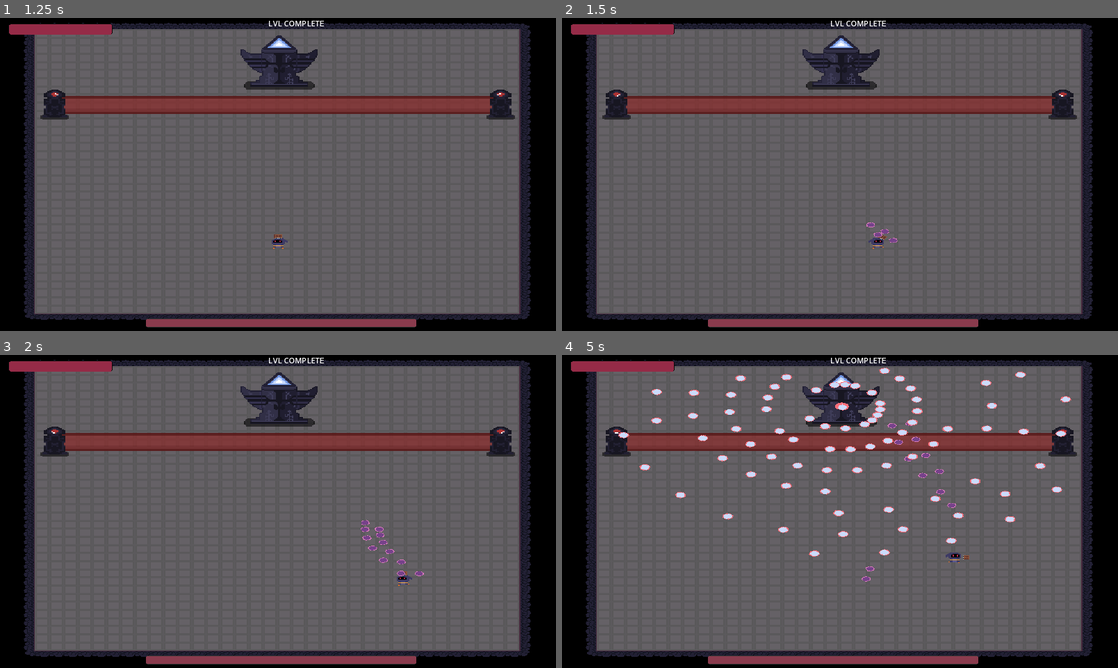
Above: before the commit, frames 1-4 (two rows, left to right).
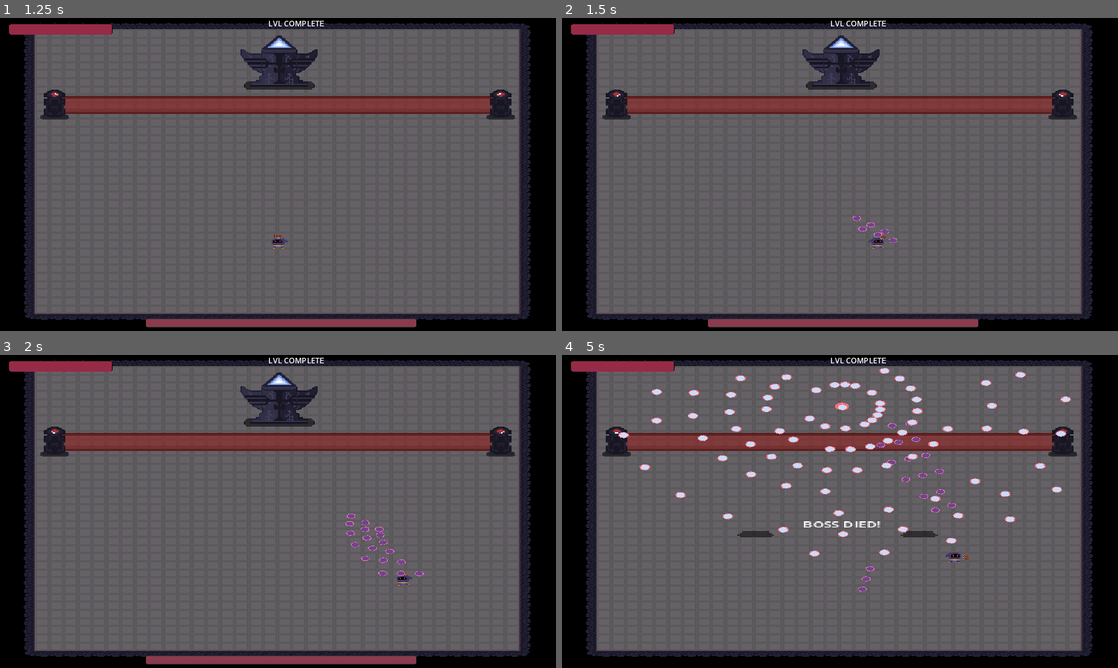
Above: after the commit, the same moments.

Repository: Arssin/Bullet_Hell_Jam
Game: Godot game, scene res://scenes/main_scene.tscn
The game is run twice, just before and just after one commit, with the same random seed, the same clock (stepped at 60 frames per second) and the same inputs.
Inputs (mouse positions are in pixels of both pictures, inside the frame that each line leads up to):
- Up to frame 1 (1.25 s): click "PLAY" at 0.5 s
- Up to frame 2 (1.5 s): move the mouse to (962, 158) at 1.27 s; press the mouse at (962, 158) at 1.28 s; hold D (move_right) from 1.28 s (still down)
- Up to frame 3 (2 s): keep holding D (move_right); tap E (player_action) at 1.55 s
- Up to frame 4 (5 s): move the mouse to (728, 527) at 2.02 s; release D (move_right) at 2.03 s; release the mouse at (728, 527) at 2.03 s; hold S (move_down) 2.03-2.78 s; tap E (player_action) at 2.1, 3.05, 4.35 s; click (728, 527) at 2.3 s; move the mouse to (895, 442) at 2.77 s; press the mouse at (895, 442) at 2.78 s; hold D (move_right) 2.78-3.53 s; move the mouse to (812, 574) at 3.52 s; release the mouse at (812, 574) at 3.53 s; hold W (move_up) 3.53-4.28 s; tap Space (dash) at 3.6 s; click (812, 574) at 3.8 s; move the mouse to (1006, 558) at 4.27 s; hold Left (move_left) from 4.28 s (still down)

Frame 1 is identical in both runs. In frame 2, less than 0.1% of the frame differs, in the area x 52-55%, y 63-69%; in frame 3, 0.1%; in frame 4, 3.1%, in the area x 26-75%, y 5-99%.

Commit message:
weapons fix and music

Diff:
--- /dev/null
+++ b/default_bus_layout.tres
@@ -0,0 +1,15 @@
+[gd_resource type="AudioBusLayout" format=3 uid="uid://b85uwoqv48ue1"]
+
+[resource]
+bus/1/name = &"MUSIC"
+bus/1/solo = false
+bus/1/mute = false
+bus/1/bypass_fx = false
+bus/1/volume_db = 0.0
+bus/1/send = &"Master"
+bus/2/name = &"SFX"
+bus/2/solo = false
+bus/2/mute = false
+bus/2/bypass_fx = false
+bus/2/volume_db = 0.0
+bus/2/send = &"Master"
--- a/scenes/Level3.tscn
+++ b/scenes/Level3.tscn
@@ -194,10 +194,10 @@
 position = Vector2(-131, 89)
 
 [node name="Doors" parent="Doors" instance=ExtResource("6_kbnwl")]
-position = Vector2(581, 185)
+position = Vector2(553, 146)
 
 [node name="Doors2" parent="Doors" instance=ExtResource("6_kbnwl")]
-position = Vector2(765, 185)
+position = Vector2(553, 275)
 
 [node name="Node2D" type="Node2D" parent="."]
 
--- a/scenes/main_scene.tscn
+++ b/scenes/main_scene.tscn
@@ -83,7 +83,11 @@
 unique_name_in_owner = true
 
 [node name="MUSIC" type="AudioStreamPlayer2D" parent="."]
+position = Vector2(579, 311)
+bus = &"MUSIC"
 
 [node name="SFX" type="AudioStreamPlayer2D" parent="."]
+position = Vector2(579, 311)
+bus = &"SFX"
 
 [connection signal="pressed" from="Menu/VBoxContainer/StartGame" to="." method="_on_start_game_pressed"]
--- a/scenes/player.gd
+++ b/scenes/player.gd
@@ -126,22 +126,22 @@
 func attack_spawn():
 	new_pattern.offset = Vector2i(0,0)
 	new_pattern.bullet = "2"
-	new_pattern.nbr = 20
+	new_pattern.nbr = 15
 	new_pattern.forced_target = NodePath("../../WeaponMarker/Target")
 	Spawning.new_pattern("pattern_id", new_pattern)
 
 	Spawning.spawn({"position": $WeaponMarker/FromTarget.global_position, "rotation": $WeaponMarker.rotation}, "pattern_id", "player")
 
 	pattern_two.bullet = "111"
-	pattern_two.nbr = 20
+	pattern_two.nbr = 15
 	pattern_two.forced_target = NodePath("../../WeaponMarker/Target/Target2")
 	Spawning.new_pattern("pattern_ids", pattern_two)
 
 	Spawning.spawn({"position": $WeaponMarker/FromTarget2.global_position, "rotation": $WeaponMarker.rotation}, "pattern_ids", "player")
 
 	pattern_three.bullet = "112"
-	pattern_three.nbr = 20
-	pattern_three.forced_target = NodePath("../../WeaponMarker/Target/Target2")
+	pattern_three.nbr = 15
+	pattern_three.forced_target = NodePath("../../WeaponMarker/Target/Target3")
 	Spawning.new_pattern("pattern_idss", pattern_three)
 
-	Spawning.spawn({"position": $WeaponMarker/FromTarget2.global_position, "rotation": $WeaponMarker.rotation}, "pattern_idss", "player")
+	Spawning.spawn({"position": $WeaponMarker/FromTarget3.global_position, "rotation": $WeaponMarker.rotation}, "pattern_idss", "player")
--- a/scenes/player.tscn
+++ b/scenes/player.tscn
@@ -365,6 +365,14 @@
 [node name="FromTarget2" type="Marker2D" parent="WeaponMarker"]
 position = Vector2(6.659, 12.805)
 
+[node name="FromTarget3" type="Marker2D" parent="WeaponMarker"]
+position = Vector2(6.659, -12.805)
+scale = Vector2(1, 1)
+
+[node name="Target3" type="Marker2D" parent="WeaponMarker"]
+position = Vector2(8.662, -12.805)
+scale = Vector2(1, 1)
+
 [node name="Target2" type="Marker2D" parent="WeaponMarker"]
 position = Vector2(8.662, 12.805)
 
--- a/scripts/Level1.gd
+++ b/scripts/Level1.gd
@@ -3,15 +3,20 @@
 @onready var totem: Enemy = $Totem
 @onready var label_test: Label = $LabelTest
 @onready var doors: Node = $Doors
+var level_end = false
+
+var doors_sound = load("res://music/doors_open.wav")
 
 func _ready():
 	pass
 
 func _process(delta: float) -> void:
-	if doors.visible:
-		var doorsChildren = $Doors.get_children()
-		for door in doorsChildren:
-			door.colide_on()
+	if !level_end:
+		if doors.visible:
+			var doorsChildren = $Doors.get_children()
+			for door in doorsChildren:
+				door.doorsShape.disabled = false
+			level_end = true
 
 func _on_totem_boss_died() -> void:
 	var doorsChildren = $Doors.get_children()
@@ -23,4 +28,7 @@
 	show_doors()
 
 func show_doors():
+	var sfx = get_node('../../SFX')
+	sfx.stream = doors_sound
+	sfx.play()
 	$Doors.show()
--- a/scripts/Level3.gd
+++ b/scripts/Level3.gd
@@ -11,5 +11,6 @@
 			door.colide_on()
 
 		$Doors.show()
+
 		$Label.show()
 		lvl_end = true
--- a/scripts/doors.gd
+++ b/scripts/doors.gd
@@ -1,6 +1,7 @@
 extends Node2D
 
 @onready var label: Label = %Label
+var selected_doors = load("res://music/selected_area.wav")
 
 var rng = RandomNumberGenerator.new()
 
@@ -11,6 +12,8 @@
 var my_random_number_negative: int
 @export var is_colliding = false
 @onready var DoorsRewards = %DoorsRewards
+
+@onready var doorsShape = $StaticBody2D/CollisionShape2D
 
 func _ready() -> void:
 	my_random_number_positive = rng.randi_range(0, 1)
@@ -30,6 +33,9 @@
 
 func _input(event):
 	if Input.is_action_just_pressed("player_action") && player_in_area:
+		var get_sfx = get_node('../../../../SFX')
+		get_sfx.stream = selected_doors
+		get_sfx.play()
 		Randomizer.create_positive_bonus(my_random_number_positive)
 		Randomizer.create_negative_bonus(my_random_number_negative)
 		var lvlName = get_parent().get_parent().name
@@ -51,5 +57,7 @@
 		%DoorsRewards.hide()
 
 func colide_on():
-	is_colliding = true
-	$StaticBody2D/CollisionShape2D.disabled = false
+	if !is_colliding:
+		is_colliding = true
+		$StaticBody2D/CollisionShape2D.disabled = false
+		$AnimatedSprite2D.play('default')
Not shown, added: music/doors_open.wav.import
Not shown, added: music/selected_area.wav.import
Not shown, added: music/doors_open.wav
Not shown, added: music/selected_area.wav
